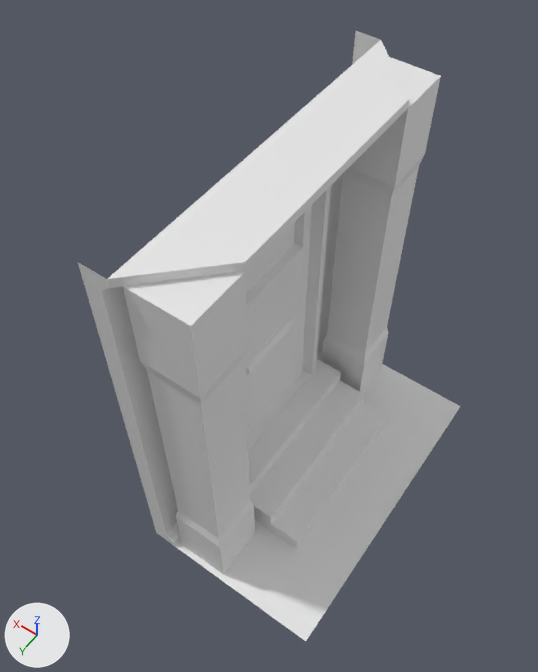
One commit to the FBX model Source/Building/EXPORTS/WallDoor.FBX: the scene before it, then after it.
Camera for both pictures: a camera (50 mm lens) standing at (-1.67, 2.17, 4.54) and looking at (-0.21, 0.12, 1.32). The lights are fixed; the arrows at lower left show +X, +Y and +Z. Where no turn or scale is listed for an object, it has been applied to the vertices.

Names of what the first picture shows: 'DoorFrame', 'DoorWindow', 'Ground', 'InnerDoor', 'Pillars', 'Stairs', 'Wall', 'WindowFrame'.
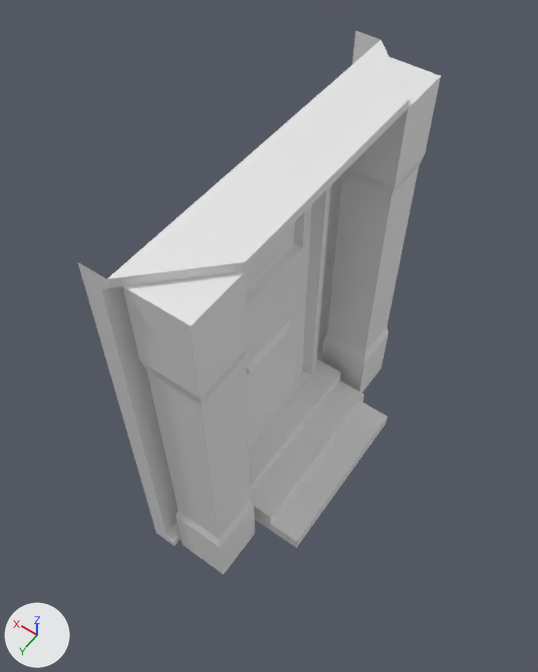
The newer file is also turned or shifted as a whole; pictures and numbers use the older file's frame.

Location of each change, [x1, y1, x2, y2] in pixels of the pictures (538 x 672 px):
'Ground', deleted: before [175, 364, 460, 641]

What the commit changed:
Object 'Ground' (ob_ground) is deleted.
